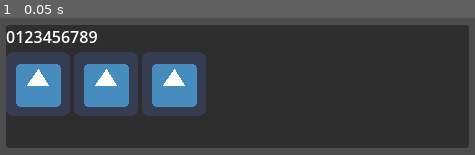
Above: before the commit, frame 1.
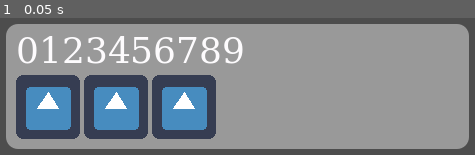
Above: after the commit, the same moment.

Repository: rlubke/space-rocks
Game: Godot game, scene res://Main/Main.tscn
Same seed, same stepped clock (60 frames per second), same inputs: the game is played once before the commit and once after it. The engine's default icon, where the game draws it, is replaced by a stand-in: a white triangle on a blue panel in a dark square.
Inputs:
- Up to frame 1 (0.05 s): no input

The runs differ from the first frame. In frame 1, 85% of the frame differs, in the area x 1-99%, y 4-96%.

Commit message:
Fleshing out controls - added basic movement and bullet firing.

Diff:
--- a/Code/Bullet/Bullet.gd
+++ b/Code/Bullet/Bullet.gd
@@ -1,5 +1,8 @@
 extends Area2D
+class_name Bullet
 
+const SPEED    := 200.0     # pixels / sec
+var lifespan := 2.0
 
 # Called when the node enters the scene tree for the first time.
 func _ready() -> void:
@@ -8,4 +11,9 @@
 
 # Called every frame. 'delta' is the elapsed time since the previous frame.
 func _process(delta: float) -> void:
-	pass
+	position.x += cos(rotation - PI / 2) * delta * SPEED
+	position.y += sin(rotation -  PI / 2) * delta * SPEED
+
+	lifespan -= delta
+	if lifespan < 0:
+		queue_free()
--- a/Code/Ship/Ship.gd
+++ b/Code/Ship/Ship.gd
@@ -1,11 +1,31 @@
 extends Area2D
+class_name Ship
 
+const TURN_SPEED := 180  # degrees / sec
+const BULLET := preload("res://Bullet/Bullet.tscn")
 
 # Called when the node enters the scene tree for the first time.
 func _ready() -> void:
 	pass # Replace with function body.
 
+func fire() -> void:
+	print("PEW! PEW!")
+	var bullet := BULLET.instantiate()
+	bullet.position = position
+	bullet.rotation = rotation
+	get_parent().add_child(bullet)
+
 
 # Called every frame. 'delta' is the elapsed time since the previous frame.
 func _process(delta: float) -> void:
-	pass
+	if Input.is_action_just_pressed("fire"):
+		fire();
+	if Input.is_action_pressed("rotate-left"):
+		rotation_degrees -= TURN_SPEED * delta
+	if Input.is_action_pressed("rotate-right"):
+		rotation_degrees += TURN_SPEED * delta
+	if Input.is_action_pressed("pause"):
+		print("PAUSED? " + str(get_tree().paused))
+		get_tree().paused = !get_tree().paused
+	if Input.is_action_just_pressed("thrust"):
+		print("Whhhooooosssh")
--- a/Code/UI/UI.tscn
+++ b/Code/UI/UI.tscn
@@ -2,6 +2,137 @@
 
 [ext_resource type="Script" uid="uid://c41pn81buxhpv" path="res://UI/UI.gd" id="1_6dd3c"]
 [ext_resource type="Texture2D" uid="uid://cmp8dhqeo5lyx" path="res://Main/icon.png" id="2_dhe1o"]
+
+[sub_resource type="StyleBoxFlat" id="StyleBoxFlat_qg80j"]
+content_margin_left = 10.0
+content_margin_top = 10.0
+content_margin_right = 10.0
+content_margin_bottom = 10.0
+corner_radius_top_left = 12
+corner_radius_top_right = 12
+corner_radius_bottom_right = 12
+corner_radius_bottom_left = 12
+
+[sub_resource type="FontFile" id="FontFile_dhe1o"]
+cache/0/variation_coordinates = {}
+cache/0/face_index = 0
+cache/0/embolden = 0.0
+cache/0/transform = Transform2D(1, 0, 0, 1, 0, 0)
+cache/0/spacing_top = 0
+cache/0/spacing_bottom = 0
+cache/0/spacing_space = 0
+cache/0/spacing_glyph = 0
+cache/0/baseline_offset = 0.0
+cache/0/16/0/ascent = 0.0
+cache/0/16/0/descent = 0.0
+cache/0/16/0/underline_position = 0.0
+cache/0/16/0/underline_thickness = 0.0
+cache/0/16/0/scale = 1.0
+cache/0/17/0/ascent = 0.0
+cache/0/17/0/descent = 0.0
+cache/0/17/0/underline_position = 0.0
+cache/0/17/0/underline_thickness = 0.0
+cache/0/17/0/scale = 1.0
+cache/0/18/0/ascent = 0.0
+cache/0/18/0/descent = 0.0
+cache/0/18/0/underline_position = 0.0
+cache/0/18/0/underline_thickness = 0.0
+cache/0/18/0/scale = 1.0
+cache/0/19/0/ascent = 0.0
+cache/0/19/0/descent = 0.0
+cache/0/19/0/underline_position = 0.0
+cache/0/19/0/underline_thickness = 0.0
+cache/0/19/0/scale = 1.0
+cache/0/20/0/ascent = 0.0
+cache/0/20/0/descent = 0.0
+cache/0/20/0/underline_position = 0.0
+cache/0/20/0/underline_thickness = 0.0
+cache/0/20/0/scale = 1.0
+cache/0/21/0/ascent = 0.0
+cache/0/21/0/descent = 0.0
+cache/0/21/0/underline_position = 0.0
+cache/0/21/0/underline_thickness = 0.0
+cache/0/21/0/scale = 1.0
+cache/0/22/0/ascent = 0.0
+cache/0/22/0/descent = 0.0
+cache/0/22/0/underline_position = 0.0
+cache/0/22/0/underline_thickness = 0.0
+cache/0/22/0/scale = 1.0
+cache/0/23/0/ascent = 0.0
+cache/0/23/0/descent = 0.0
+cache/0/23/0/underline_position = 0.0
+cache/0/23/0/underline_thickness = 0.0
+cache/0/23/0/scale = 1.0
+cache/0/24/0/ascent = 0.0
+cache/0/24/0/descent = 0.0
+cache/0/24/0/underline_position = 0.0
+cache/0/24/0/underline_thickness = 0.0
+cache/0/24/0/scale = 1.0
+cache/0/25/0/ascent = 0.0
+cache/0/25/0/descent = 0.0
+cache/0/25/0/underline_position = 0.0
+cache/0/25/0/underline_thickness = 0.0
+cache/0/25/0/scale = 1.0
+cache/0/26/0/ascent = 0.0
+cache/0/26/0/descent = 0.0
+cache/0/26/0/underline_position = 0.0
+cache/0/26/0/underline_thickness = 0.0
+cache/0/26/0/scale = 1.0
+cache/0/27/0/ascent = 0.0
+cache/0/27/0/descent = 0.0
+cache/0/27/0/underline_position = 0.0
+cache/0/27/0/underline_thickness = 0.0
+cache/0/27/0/scale = 1.0
+cache/0/28/0/ascent = 0.0
+cache/0/28/0/descent = 0.0
+cache/0/28/0/underline_position = 0.0
+cache/0/28/0/underline_thickness = 0.0
+cache/0/28/0/scale = 1.0
+cache/0/29/0/ascent = 0.0
+cache/0/29/0/descent = 0.0
+cache/0/29/0/underline_position = 0.0
+cache/0/29/0/underline_thickness = 0.0
+cache/0/29/0/scale = 1.0
+cache/0/30/0/ascent = 0.0
+cache/0/30/0/descent = 0.0
+cache/0/30/0/underline_position = 0.0
+cache/0/30/0/underline_thickness = 0.0
+cache/0/30/0/scale = 1.0
+cache/0/31/0/ascent = 0.0
+cache/0/31/0/descent = 0.0
+cache/0/31/0/underline_position = 0.0
+cache/0/31/0/underline_thickness = 0.0
+cache/0/31/0/scale = 1.0
+cache/0/32/0/ascent = 0.0
+cache/0/32/0/descent = 0.0
+cache/0/32/0/underline_position = 0.0
+cache/0/32/0/underline_thickness = 0.0
+cache/0/32/0/scale = 1.0
+cache/0/33/0/ascent = 0.0
+cache/0/33/0/descent = 0.0
+cache/0/33/0/underline_position = 0.0
+cache/0/33/0/underline_thickness = 0.0
+cache/0/33/0/scale = 1.0
+cache/0/34/0/ascent = 0.0
+cache/0/34/0/descent = 0.0
+cache/0/34/0/underline_position = 0.0
+cache/0/34/0/underline_thickness = 0.0
+cache/0/34/0/scale = 1.0
+cache/0/35/0/ascent = 0.0
+cache/0/35/0/descent = 0.0
+cache/0/35/0/underline_position = 0.0
+cache/0/35/0/underline_thickness = 0.0
+cache/0/35/0/scale = 1.0
+cache/0/36/0/ascent = 0.0
+cache/0/36/0/descent = 0.0
+cache/0/36/0/underline_position = 0.0
+cache/0/36/0/underline_thickness = 0.0
+cache/0/36/0/scale = 1.0
+
+[sub_resource type="LabelSettings" id="LabelSettings_hh5pf"]
+font = SubResource("FontFile_dhe1o")
+font_size = 36
+font_color = Color(0.9901641, 0.98468584, 0.9918069, 1)
 
 [node name="UI" type="PanelContainer" unique_id=1622990458]
 anchors_preset = -1
@@ -9,10 +140,11 @@
 anchor_bottom = 1.0
 offset_left = 17.0
 offset_top = 20.0
-offset_right = -20.0
+offset_right = -263.0
 offset_bottom = -657.0
 grow_horizontal = 2
 grow_vertical = 2
+theme_override_styles/panel = SubResource("StyleBoxFlat_qg80j")
 script = ExtResource("1_6dd3c")
 
 [node name="VBox" type="VBoxContainer" parent="." unique_id=431767439]
@@ -21,6 +153,7 @@
 [node name="ScoreUI" type="Label" parent="VBox" unique_id=1499477120]
 layout_mode = 2
 text = "0123456789"
+label_settings = SubResource("LabelSettings_hh5pf")
 
 [node name="LifeBox" type="HBoxContainer" parent="VBox" unique_id=2080326976]
 layout_mode = 2
@@ -34,5 +167,6 @@
 texture = ExtResource("2_dhe1o")
 
 [node name="Life3" type="TextureRect" parent="VBox/LifeBox" unique_id=1036585427]
+custom_minimum_size = Vector2(0.8, 0)
 layout_mode = 2
 texture = ExtResource("2_dhe1o")
--- a/Code/project.godot
+++ b/Code/project.godot
@@ -30,6 +30,34 @@
 naming/scene_name_casing=1
 naming/script_name_casing=1
 
+[input]
+
+thrust={
+"deadzone": 0.2,
+"events": [Object(InputEventKey,"resource_local_to_scene":false,"resource_name":"","device":16,"window_id":0,"alt_pressed":false,"shift_pressed":false,"ctrl_pressed":false,"meta_pressed":false,"pressed":false,"keycode":0,"physical_keycode":87,"key_label":0,"unicode":0,"location":0,"echo":false,"script":null)
+]
+}
+rotate-right={
+"deadzone": 0.2,
+"events": [Object(InputEventKey,"resource_local_to_scene":false,"resource_name":"","device":-1,"window_id":0,"alt_pressed":false,"shift_pressed":false,"ctrl_pressed":false,"meta_pressed":false,"pressed":false,"keycode":0,"physical_keycode":69,"key_label":0,"unicode":101,"location":0,"echo":false,"script":null)
+]
+}
+rotate-left={
+"deadzone": 0.2,
+"events": [Object(InputEventKey,"resource_local_to_scene":false,"resource_name":"","device":-1,"window_id":0,"alt_pressed":false,"shift_pressed":false,"ctrl_pressed":false,"meta_pressed":false,"pressed":false,"keycode":0,"physical_keycode":81,"key_label":0,"unicode":113,"location":0,"echo":false,"script":null)
+]
+}
+fire={
+"deadzone": 0.2,
+"events": [Object(InputEventKey,"resource_local_to_scene":false,"resource_name":"","device":-1,"window_id":0,"alt_pressed":false,"shift_pressed":false,"ctrl_pressed":false,"meta_pressed":false,"pressed":false,"keycode":0,"physical_keycode":32,"key_label":0,"unicode":32,"location":0,"echo":false,"script":null)
+]
+}
+pause={
+"deadzone": 0.2,
+"events": [Object(InputEventKey,"resource_local_to_scene":false,"resource_name":"","device":-1,"window_id":0,"alt_pressed":false,"shift_pressed":false,"ctrl_pressed":false,"meta_pressed":false,"pressed":false,"keycode":0,"physical_keycode":4194332,"key_label":0,"unicode":0,"location":0,"echo":false,"script":null)
+]
+}
+
 [physics]
 
 common/enable_pause_aware_picking=true
